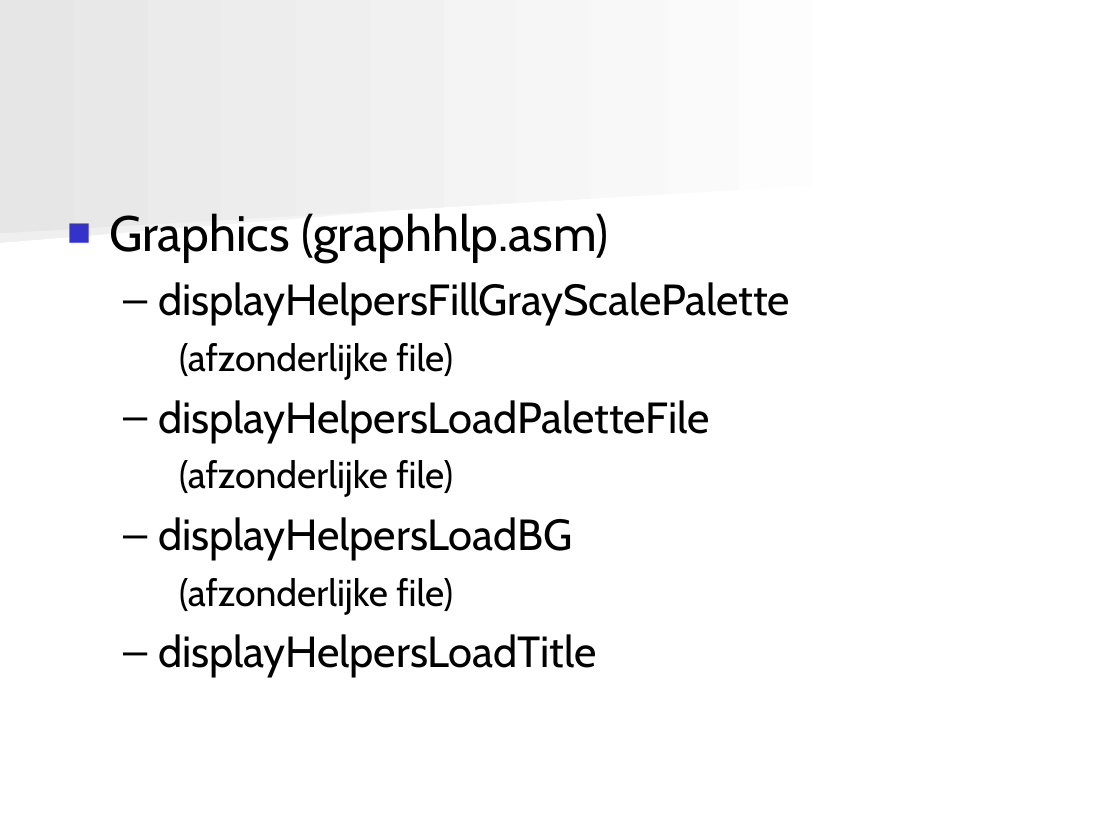
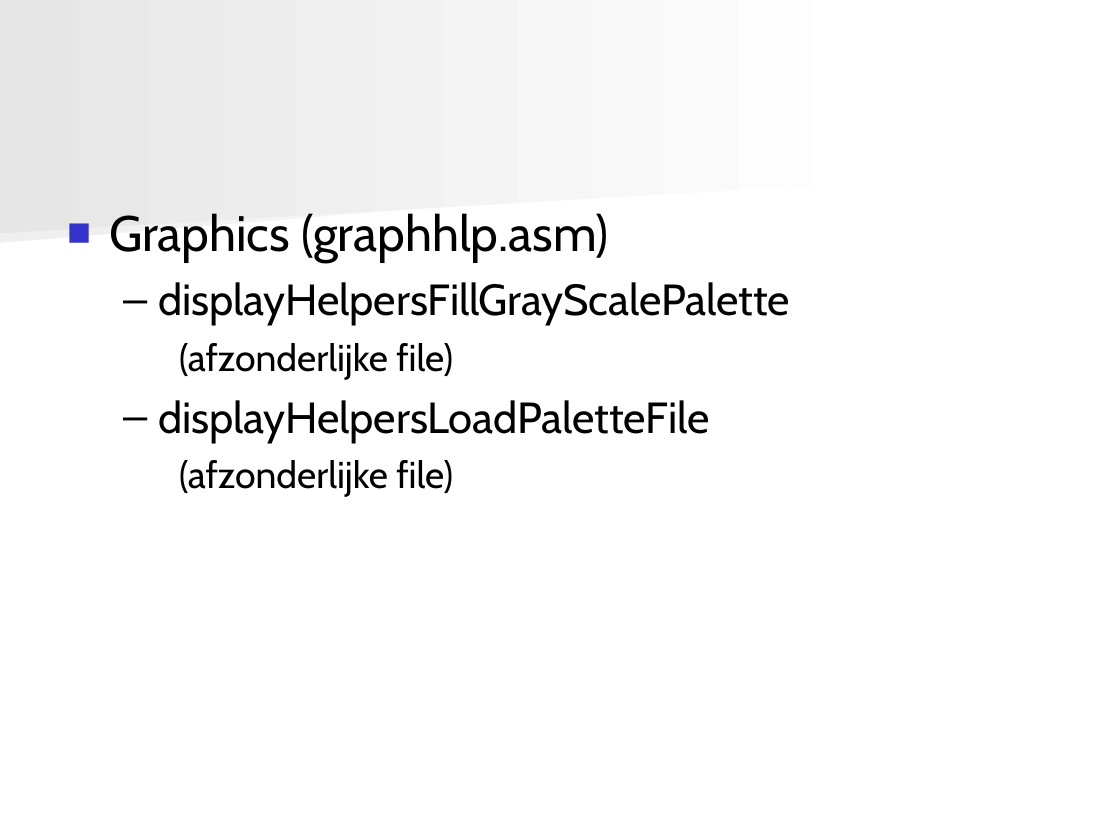
Before and after one commit to angryzor/space_invaders_8086, a slide deck: slide 15 of Presentatie.ppt (slide 16 before the commit). Drawn at 1120x840 pixels with LibreOffice and Linux fonts; fonts in the diff are those of the drawing. Boxes give left, top, right and bottom in pixels: in the first picture for what was removed or moved away, otherwise in the second. Text is boxed around its words. In the diff, an @@ line names an element or a change of style, - is before the commit and + after.

```diff
--- a/Presentatie.ppt
+++ b/Presentatie.ppt
@@ text at (x1=158, y1=517, x2=596, y2=678): paragraphs removed @@
-  – displayHelpersLoadBG
-    (afzonderlijke file)
-  – displayHelpersLoadTitle
```
Also in this commit, not shown: 3 other slides changed, 11 slides added, 4 slides removed, 1 other file.
